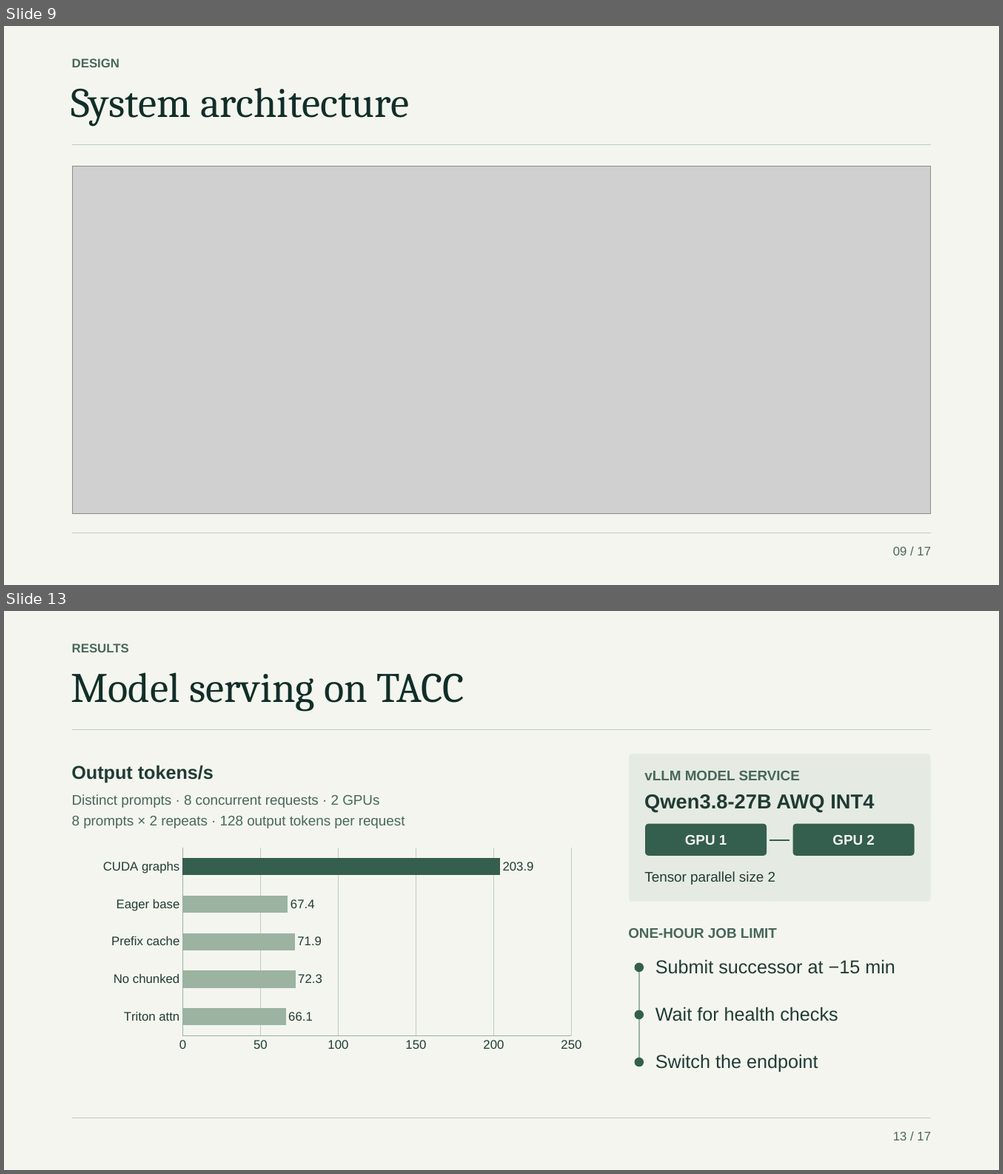
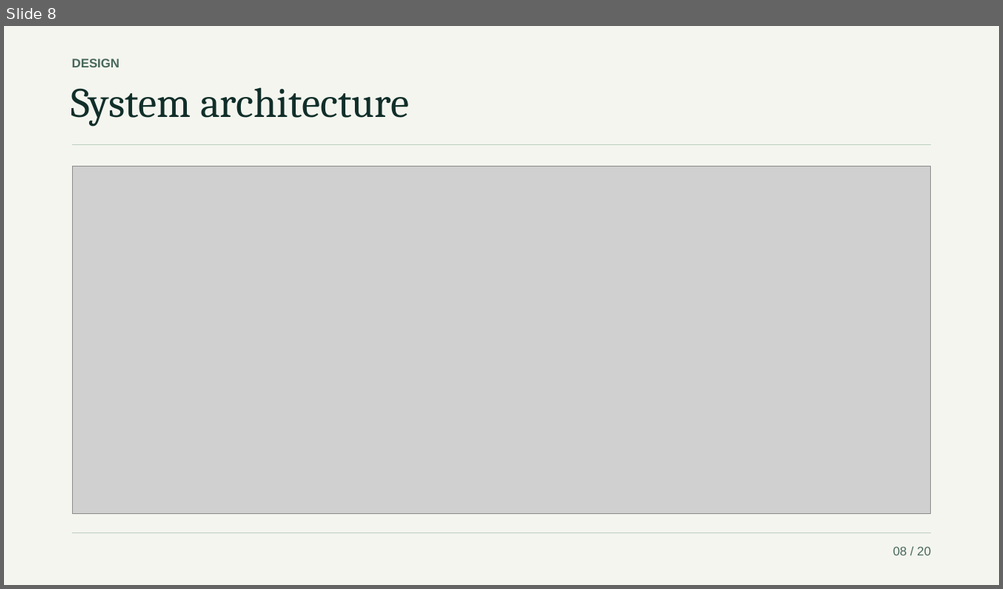
Before and after one commit to atlasmarkz/tacc-agentforge, a slide deck: output/presentation/agentforge_v4.pptx. Shown one above the other, each under a label of ours: slides 9 and 13 before the commit, slide 8 after it; the slides between them are not shown. The pictures are 1003x1174 and 1003x589 pixels, drawn with LibreOffice and Linux fonts; fonts in the diff are those of the drawing; grey boxes stand for pictures. Boxes give left, top, right and bottom in pixels: in the first picture for what was removed or moved away, otherwise in the second. Text is boxed around its words. In the diff, an @@ line names an element or a change of style, - is before the commit and + after.

```diff
--- a/output/presentation/agentforge_v4.pptx
+++ b/output/presentation/agentforge_v4.pptx
@@ slide 13 removed at <box>4,611,999,1170</box>, background #F4F5EF @@
@@ text removed at <box>72,644,129,652</box> @@
-RESULTS
@@ text removed at <box>71,672,465,712</box> @@
-Model serving on TACC
@@ freeform shape removed at <box>73,729,930,730</box> @@
@@ text removed at <box>71,765,213,783</box> @@
-Output tokens/s
@@ text removed at <box>72,795,405,829</box> @@
-Distinct prompts · 8 concurrent requests · 2 GPUs
-8 prompts × 2 repeats · 128 output tokens per request
@@ bar chart removed at <box>72,830,612,1061</box> @@
-categories: CUDA graphs, Eager base, Prefix cache, No chunked, Triton attn
-Series 1: 203.9, 67.4, 71.9, 72.3, 66.1
@@ group removed at <box>628,755,930,1073</box>: 9 texts, 3 rounded rectangles, 3 ellipses, 2 freeform shapes @@
-vLLM MODEL SERVICE
-Qwen3.8-27B AWQ INT4
-GPU 1
-GPU 2
-Tensor parallel size 2
-ONE-HOUR JOB LIMIT
-Submit successor at −15 min
-Wait for health checks
-Switch the endpoint
@@ freeform shape removed at <box>73,1119,930,1119</box> @@
@@ text removed at <box>893,1132,930,1141</box> @@
-13 / 17
@@ what was slide 9 is now slide 8 @@
@@ slide 8 changed as well @@
@@ text at <box>893,547,930,556</box>: text changed @@
-09 / 17
+08 / 20
```
Also in this commit, not shown: 9 other slides changed, 10 slides added, 9 other slides removed, 1 other file.
